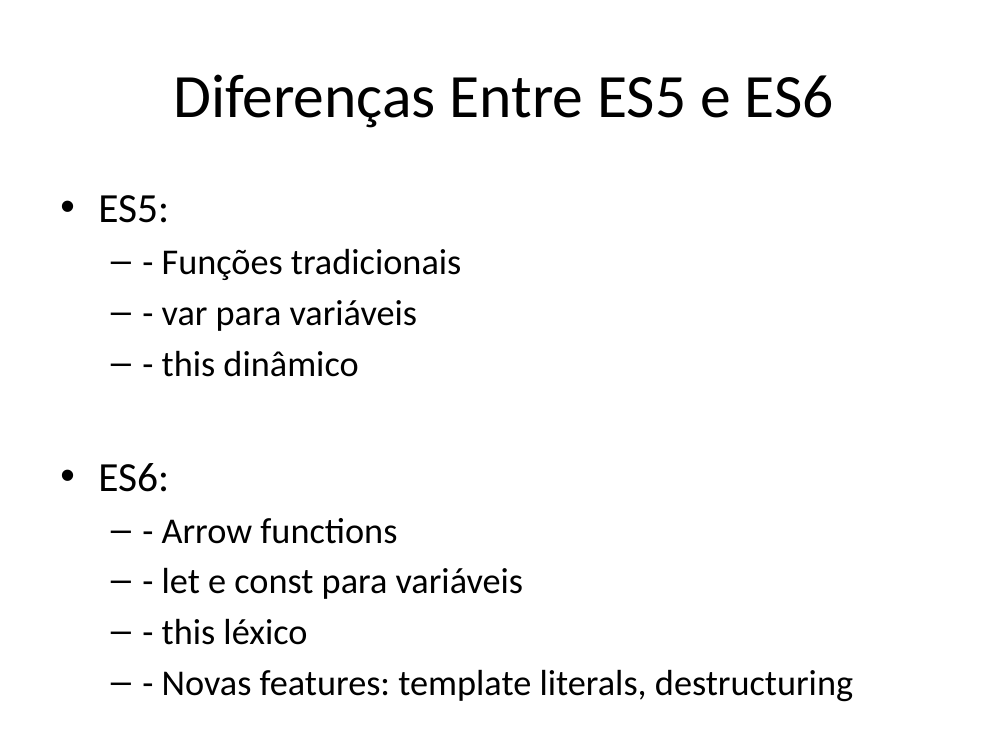
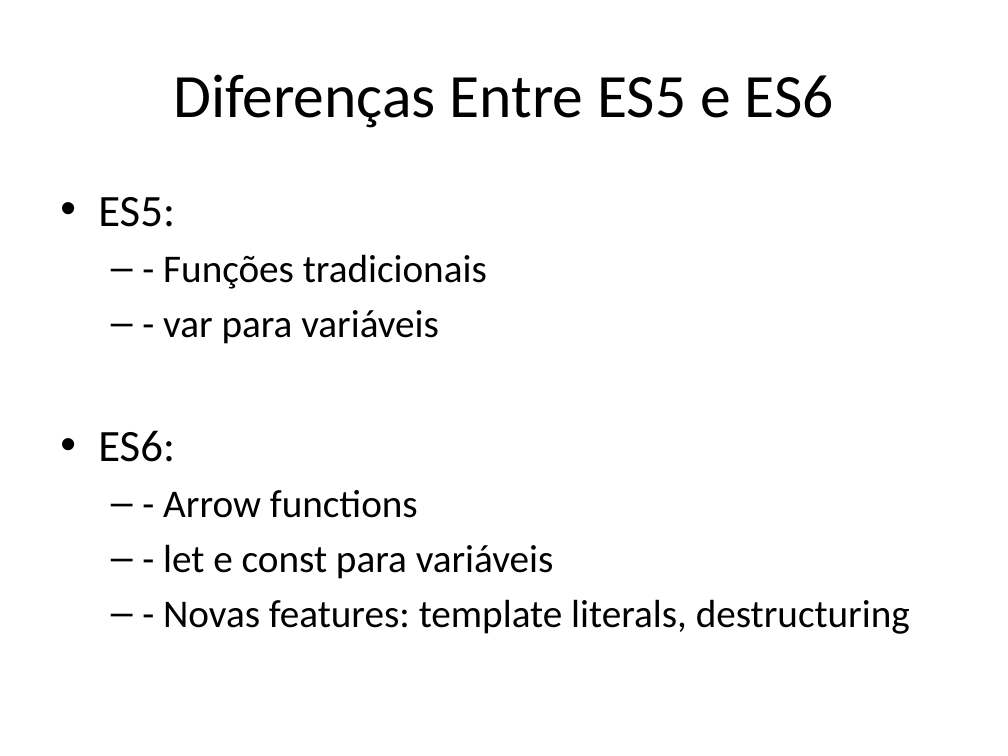
Before and after one commit to dfpires/progcomp2-2024a, a slide deck: slide 8 of ES5e6.pptx (slide 10 before the commit). Drawn at 1008x756 pixels with LibreOffice and Linux fonts; fonts in the diff are those of the drawing. Boxes give left, top, right and bottom in pixels: in the first picture for what was removed or moved away, otherwise in the second. Text is boxed around its words. In the diff, an @@ line names an element or a change of style, - is before the commit and + after.

```diff
--- a/ES5e6.pptx
+++ b/ES5e6.pptx
@@ text "ES5:" at (98,197,910,634): size 29.6 to 32 pt in "ES5:", "ES6:"; size 25.9 to 28 pt @@
@@ text at (162,350,358,377): paragraph removed @@
-  – - this dinâmico
@@ text at (162,618,307,645): paragraph removed @@
-  – - this léxico
```
Also in this commit, not shown: 1 other slide changed, 11 slides added, 2 slides removed.
